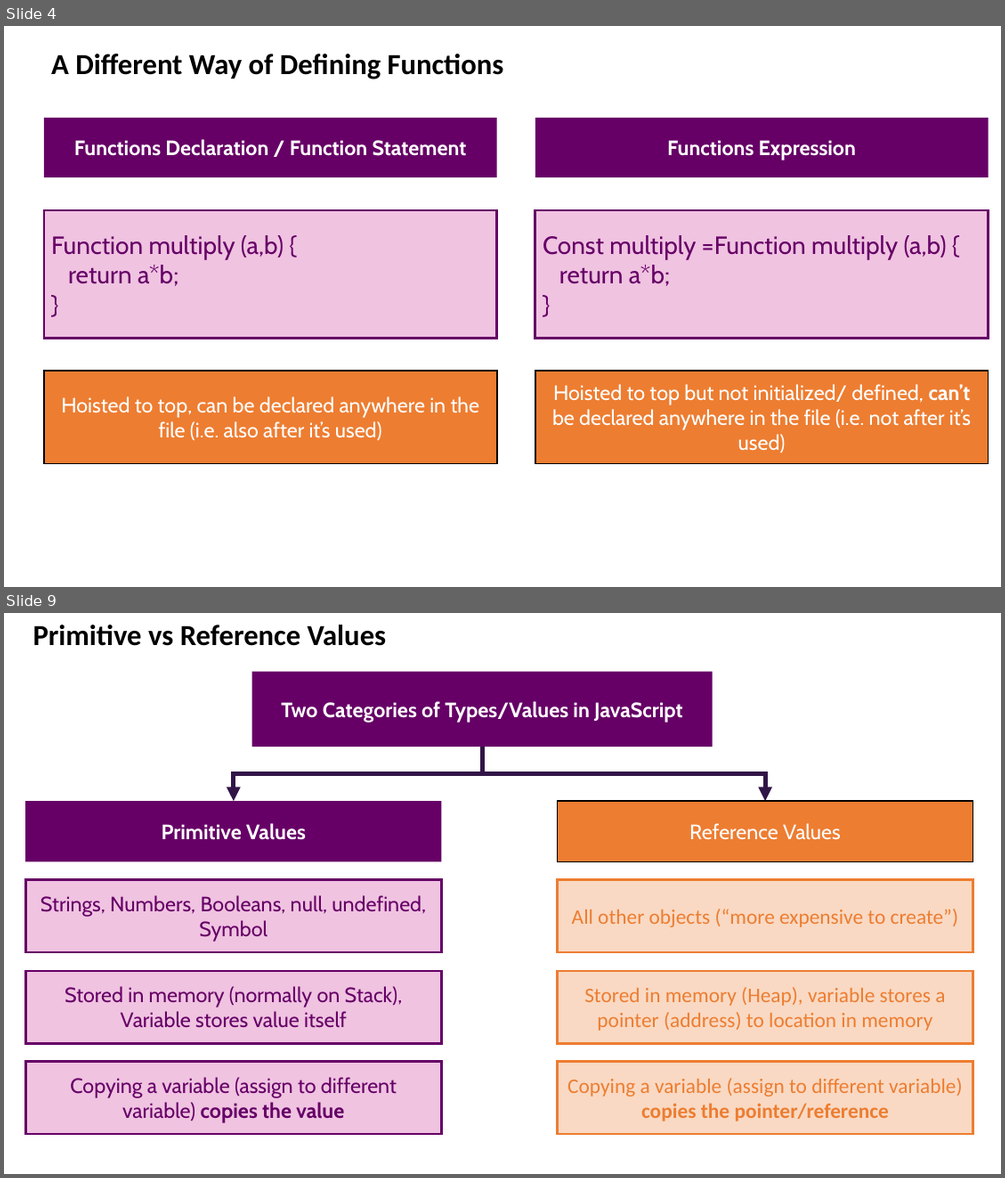
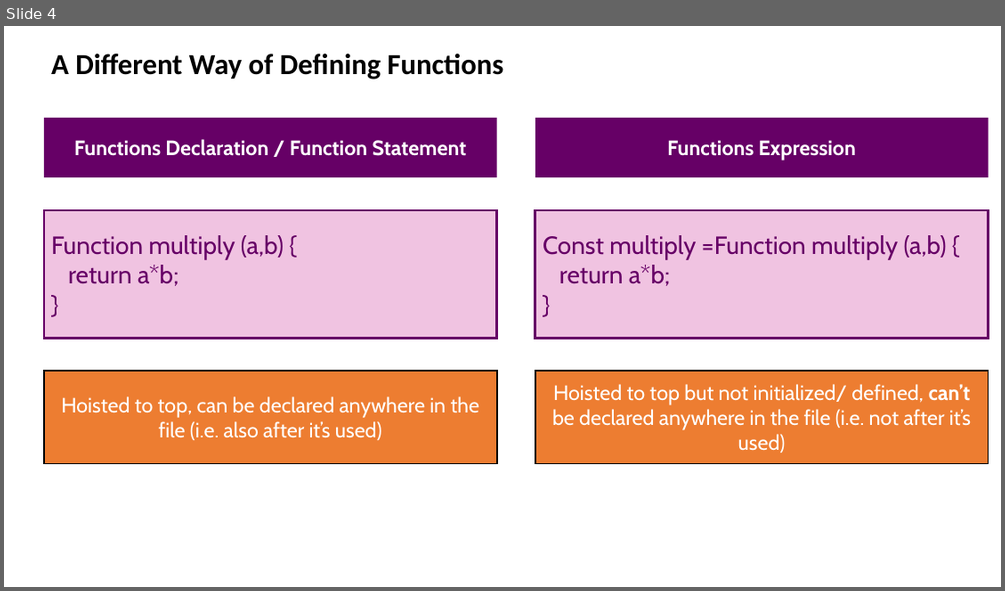
Before and after one commit to drronidz/JavaScript-The-Complete-Guide-2020, a slide deck: 6. More on Functions/docs/Introduction.pptx. Shown one above the other, each under a label of ours: slides 4 and 9 before the commit, slide 4 after it; the slides between them are not shown. The pictures are 1005x1178 and 1005x591 pixels, drawn with LibreOffice and Linux fonts; fonts in the diff are those of the drawing. Boxes give left, top, right and bottom in pixels: in the first picture for what was removed or moved away, otherwise in the second. Text is boxed around its words. In the diff, an @@ line names an element or a change of style, - is before the commit and + after.

```diff
--- a/6. More on Functions/docs/Introduction.pptx
+++ b/6. More on Functions/docs/Introduction.pptx
@@ slide 9 removed at (x1=4, y1=613, x2=1001, y2=1174), background #FFFFFF @@
@@ text removed at (x1=33, y1=625, x2=387, y2=646) @@
-Primitive vs Reference Values
@@ rectangle removed at (x1=252, y1=672, x2=713, y2=747) @@
-Two Categories of Types/Values in JavaScript
@@ elbow arrow removed from (483, 747) to (234, 801) @@
@@ elbow arrow removed from (483, 747) to (765, 801) @@
@@ rectangle removed at (x1=25, y1=801, x2=442, y2=861) @@
-Primitive Values
@@ rectangle removed at (x1=558, y1=801, x2=973, y2=861) @@
-Reference Values
@@ rectangle removed at (x1=25, y1=880, x2=442, y2=952) @@
-Strings, Numbers, Booleans, null, undefined, Symbol
@@ rectangle removed at (x1=558, y1=880, x2=973, y2=952) @@
-All other objects (“more expensive to create”)
@@ rectangle removed at (x1=25, y1=971, x2=442, y2=1043) @@
-Stored in memory (normally on Stack),
-Variable stores value itself
@@ rectangle removed at (x1=558, y1=971, x2=973, y2=1043) @@
-Stored in memory (Heap), variable stores a pointer (address) to location in memory
@@ rectangle removed at (x1=25, y1=1061, x2=442, y2=1134) @@
-Copying a variable (assign to different variable) copies the value
@@ rectangle removed at (x1=558, y1=1061, x2=973, y2=1134) @@
-Copying a variable (assign to different variable) copies the pointer/reference
```
Also in this commit, not shown: 1 slide added, 5 other slides removed, 1 other file.
